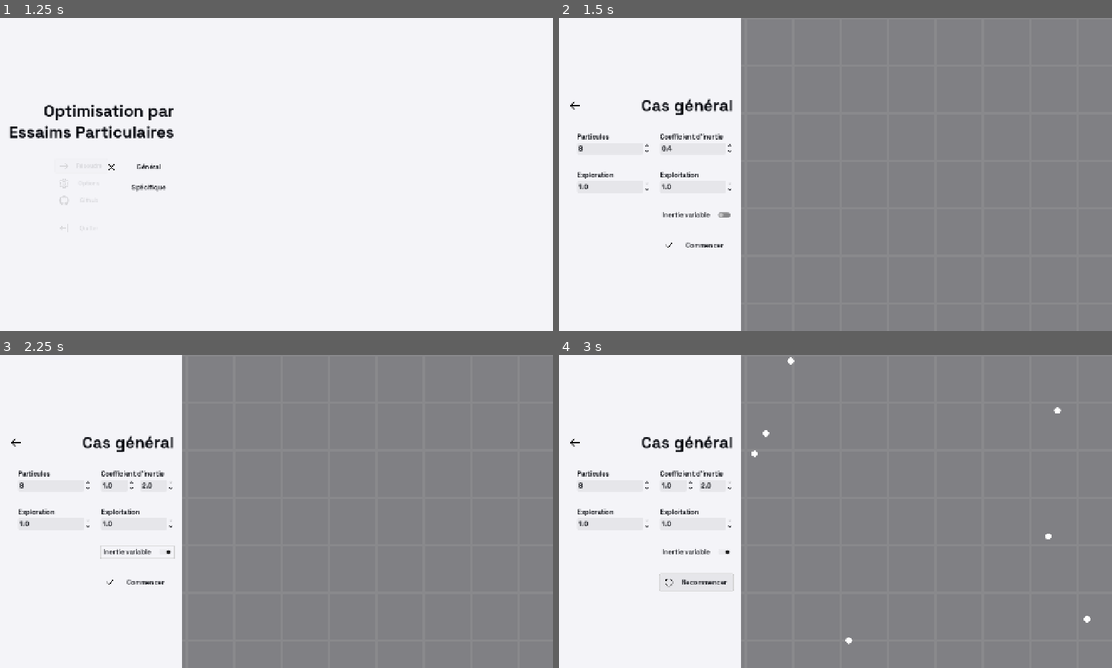
Above: before the commit, frames 1-4 (two rows, left to right).
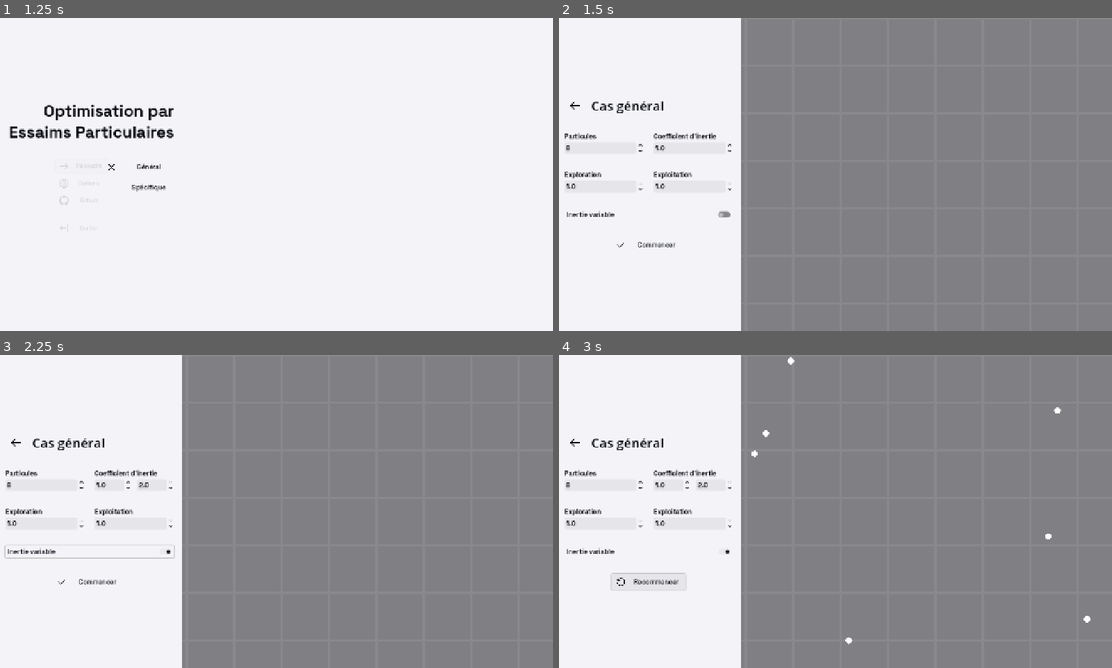
Above: after the commit, the same moments.

Repository: eni-school-project/particle-swarm-optimization
Game: Godot game, scene res://main.tscn
The game is run twice, just before and just after one commit, with the same random seed, the same clock (stepped at 60 frames per second) and the same inputs.
Inputs:
- Up to frame 1 (1.25 s): click "Résoudre" at 0.5 s
- Up to frame 2 (1.5 s): click "Général" at 1.25 s
- Up to frame 3 (2.25 s): click "Inertie variable" at 2 s
- Up to frame 4 (3 s): click "Commencer" at 2.75 s

Frame 1 is identical in both runs. In frame 2, 1.6% of the frame differs, in the area x 1-32%, y 25-74%; in frame 3, 1.8%, in the area x 0-32%, y 25-74%; in frame 4, 1.8%.

Commit message:
Refactor: better layout in UI

Diff:
--- a/scenes/general.tscn
+++ b/scenes/general.tscn
@@ -6,6 +6,7 @@
 [ext_resource type="Script" uid="uid://dk0owmgi3l2bk" path="res://scripts/general_right_container.gd" id="3_pduxd"]
 [ext_resource type="Texture2D" uid="uid://cyahngk1d2gqr" path="res://assets/icons/checkmark.svg" id="4_7h5e4"]
 [ext_resource type="PackedScene" uid="uid://g0y4ikyj8fsi" path="res://scenes/particle.tscn" id="4_gy7hs"]
+[ext_resource type="Theme" uid="uid://hfftf2dprm7l" path="res://assets/themes/regular-font.tres" id="4_omu6o"]
 [ext_resource type="Texture2D" uid="uid://b4dj6bnpvfjdf" path="res://assets/icons/arrow--left.svg" id="5_dfvab"]
 [ext_resource type="PackedScene" uid="uid://chexux77g0ppm" path="res://scenes/target.tscn" id="5_fdh1j"]
 [ext_resource type="Shader" uid="uid://dvmmklcgyo4o5" path="res://shaders/grid.gdshader" id="8_oe3oi"]
@@ -118,26 +119,24 @@
 color = Color(0.95686275, 0.95686275, 0.972549, 1)
 
 [node name="ForegroundContainer" type="MarginContainer" parent="RootContainer/HBoxContainer/LeftContainer"]
-custom_minimum_size = Vector2(0, 364)
-layout_mode = 2
-size_flags_vertical = 4
+layout_mode = 2
 theme_override_constants/margin_left = 20
+theme_override_constants/margin_top = 40
 theme_override_constants/margin_right = 20
+theme_override_constants/margin_bottom = 40
 
 [node name="VBoxContainer" type="VBoxContainer" parent="RootContainer/HBoxContainer/LeftContainer/ForegroundContainer"]
-custom_minimum_size = Vector2(0, 364)
-layout_mode = 2
-size_flags_vertical = 0
+layout_mode = 2
 theme_override_constants/separation = 40
+alignment = 1
 
 [node name="HBoxContainer" type="HBoxContainer" parent="RootContainer/HBoxContainer/LeftContainer/ForegroundContainer/VBoxContainer"]
 layout_mode = 2
-theme_override_constants/separation = 0
+theme_override_constants/separation = 16
 
 [node name="Back" type="Button" parent="RootContainer/HBoxContainer/LeftContainer/ForegroundContainer/VBoxContainer/HBoxContainer"]
 custom_minimum_size = Vector2(50, 40)
 layout_mode = 2
-size_flags_horizontal = 8
 mouse_default_cursor_shape = 2
 theme = ExtResource("3_fdh1j")
 theme_type_variation = &"FlatButton"
@@ -150,21 +149,19 @@
 theme_override_styles/pressed = SubResource("StyleBoxFlat_u3x02")
 theme_override_styles/hover = SubResource("StyleBoxFlat_pw15t")
 icon = ExtResource("5_dfvab")
+flat = true
 
 [node name="Title" type="RichTextLabel" parent="RootContainer/HBoxContainer/LeftContainer/ForegroundContainer/VBoxContainer/HBoxContainer"]
 custom_minimum_size = Vector2(200, 50)
 layout_mode = 2
 size_flags_horizontal = 3
-theme = ExtResource("2_oe3oi")
-theme_override_colors/default_color = Color(0.02745098, 0.03529412, 0.05882353, 1)
-theme_override_font_sizes/normal_font_size = 40
-theme_override_font_sizes/bold_font_size = 40
-bbcode_enabled = true
-text = "[b]Cas général[/b]"
+theme = ExtResource("4_omu6o")
+theme_override_colors/default_color = Color(0.02745098, 0.03529412, 0.05882353, 1)
+theme_override_font_sizes/normal_font_size = 32
+text = "Cas général"
 fit_content = true
 scroll_active = false
 shortcut_keys_enabled = false
-horizontal_alignment = 2
 vertical_alignment = 1
 
 [node name="MarginContainer" type="MarginContainer" parent="RootContainer/HBoxContainer/LeftContainer/ForegroundContainer/VBoxContainer"]
@@ -176,11 +173,11 @@
 
 [node name="FirstRow" type="HBoxContainer" parent="RootContainer/HBoxContainer/LeftContainer/ForegroundContainer/VBoxContainer/MarginContainer/VBoxContainer"]
 layout_mode = 2
-size_flags_horizontal = 8
 theme_override_constants/separation = 24
 
 [node name="ParticleNumber" type="VBoxContainer" parent="RootContainer/HBoxContainer/LeftContainer/ForegroundContainer/VBoxContainer/MarginContainer/VBoxContainer/FirstRow"]
 layout_mode = 2
+size_flags_horizontal = 3
 
 [node name="Label" type="RichTextLabel" parent="RootContainer/HBoxContainer/LeftContainer/ForegroundContainer/VBoxContainer/MarginContainer/VBoxContainer/FirstRow/ParticleNumber"]
 layout_mode = 2
@@ -204,6 +201,7 @@
 
 [node name="Inertia" type="VBoxContainer" parent="RootContainer/HBoxContainer/LeftContainer/ForegroundContainer/VBoxContainer/MarginContainer/VBoxContainer/FirstRow"]
 layout_mode = 2
+size_flags_horizontal = 3
 
 [node name="Label" type="RichTextLabel" parent="RootContainer/HBoxContainer/LeftContainer/ForegroundContainer/VBoxContainer/MarginContainer/VBoxContainer/FirstRow/Inertia"]
 layout_mode = 2
@@ -228,7 +226,7 @@
 min_value = 0.1
 max_value = 2.0
 step = 0.1
-value = 0.4
+value = 1.0
 
 [node name="HBoxContainer" type="HBoxContainer" parent="RootContainer/HBoxContainer/LeftContainer/ForegroundContainer/VBoxContainer/MarginContainer/VBoxContainer/FirstRow/Inertia/MarginContainer"]
 layout_mode = 2
@@ -237,6 +235,7 @@
 [node name="MinValue" type="SpinBox" parent="RootContainer/HBoxContainer/LeftContainer/ForegroundContainer/VBoxContainer/MarginContainer/VBoxContainer/FirstRow/Inertia/MarginContainer/HBoxContainer"]
 custom_minimum_size = Vector2(60, 0)
 layout_mode = 2
+size_flags_horizontal = 3
 theme = ExtResource("2_oe3oi")
 theme_override_colors/up_icon_modulate = Color(0.02745098, 0.03529412, 0.05882353, 1)
 theme_override_colors/up_disabled_icon_modulate = Color(0.9019608, 0.9019608, 0.91764706, 1)
@@ -250,6 +249,7 @@
 [node name="MaxValue" type="SpinBox" parent="RootContainer/HBoxContainer/LeftContainer/ForegroundContainer/VBoxContainer/MarginContainer/VBoxContainer/FirstRow/Inertia/MarginContainer/HBoxContainer"]
 custom_minimum_size = Vector2(60, 0)
 layout_mode = 2
+size_flags_horizontal = 3
 theme = ExtResource("2_oe3oi")
 theme_override_colors/up_icon_modulate = Color(0.02745098, 0.03529412, 0.05882353, 1)
 theme_override_colors/up_disabled_icon_modulate = Color(0.9019608, 0.9019608, 0.91764706, 1)
@@ -262,11 +262,11 @@
 
 [node name="SecondRow" type="HBoxContainer" parent="RootContainer/HBoxContainer/LeftContainer/ForegroundContainer/VBoxContainer/MarginContainer/VBoxContainer"]
 layout_mode = 2
-size_flags_horizontal = 8
 theme_override_constants/separation = 24
 
 [node name="Exploration" type="VBoxContainer" parent="RootContainer/HBoxContainer/LeftContainer/ForegroundContainer/VBoxContainer/MarginContainer/VBoxContainer/SecondRow"]
 layout_mode = 2
+size_flags_horizontal = 3
 
 [node name="Label" type="RichTextLabel" parent="RootContainer/HBoxContainer/LeftContainer/ForegroundContainer/VBoxContainer/MarginContainer/VBoxContainer/SecondRow/Exploration"]
 layout_mode = 2
@@ -291,6 +291,7 @@
 
 [node name="Exploitation" type="VBoxContainer" parent="RootContainer/HBoxContainer/LeftContainer/ForegroundContainer/VBoxContainer/MarginContainer/VBoxContainer/SecondRow"]
 layout_mode = 2
+size_flags_horizontal = 3
 
 [node name="Label" type="RichTextLabel" parent="RootContainer/HBoxContainer/LeftContainer/ForegroundContainer/VBoxContainer/MarginContainer/VBoxContainer/SecondRow/Exploitation"]
 layout_mode = 2
@@ -316,7 +317,6 @@
 [node name="VariableInertiaToggle" type="CheckButton" parent="RootContainer/HBoxContainer/LeftContainer/ForegroundContainer/VBoxContainer/MarginContainer/VBoxContainer"]
 custom_minimum_size = Vector2(180, 0)
 layout_mode = 2
-size_flags_horizontal = 8
 theme = ExtResource("3_fdh1j")
 theme_override_colors/font_color = Color(0.02745098, 0.03529412, 0.05882353, 1)
 theme_override_colors/font_focus_color = Color(0.02745098, 0.03529412, 0.05882353, 1)
@@ -329,7 +329,7 @@
 [node name="Start" type="Button" parent="RootContainer/HBoxContainer/LeftContainer/ForegroundContainer/VBoxContainer/MarginContainer/VBoxContainer"]
 custom_minimum_size = Vector2(180, 40)
 layout_mode = 2
-size_flags_horizontal = 8
+size_flags_horizontal = 4
 size_flags_vertical = 4
 mouse_default_cursor_shape = 2
 theme = ExtResource("3_fdh1j")
Not shown: 1 places in scenes/general.tscn that only renumber resources
